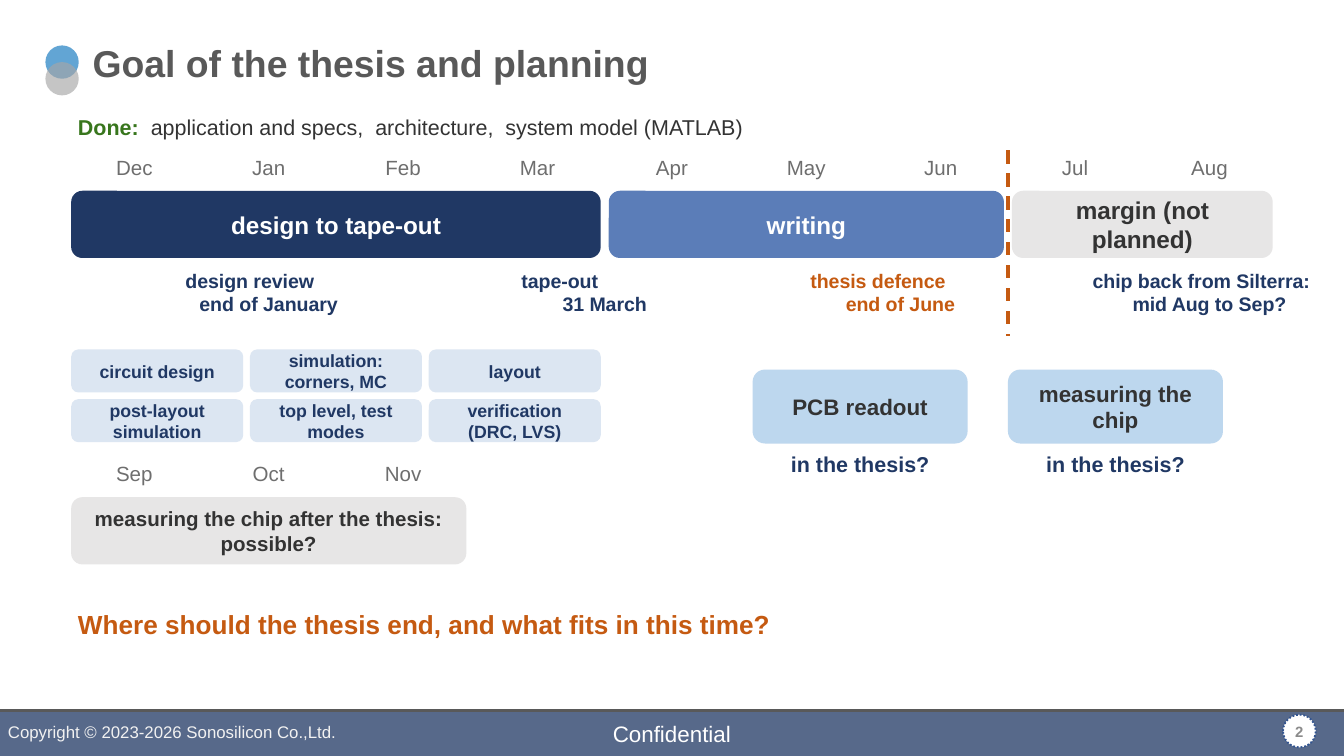
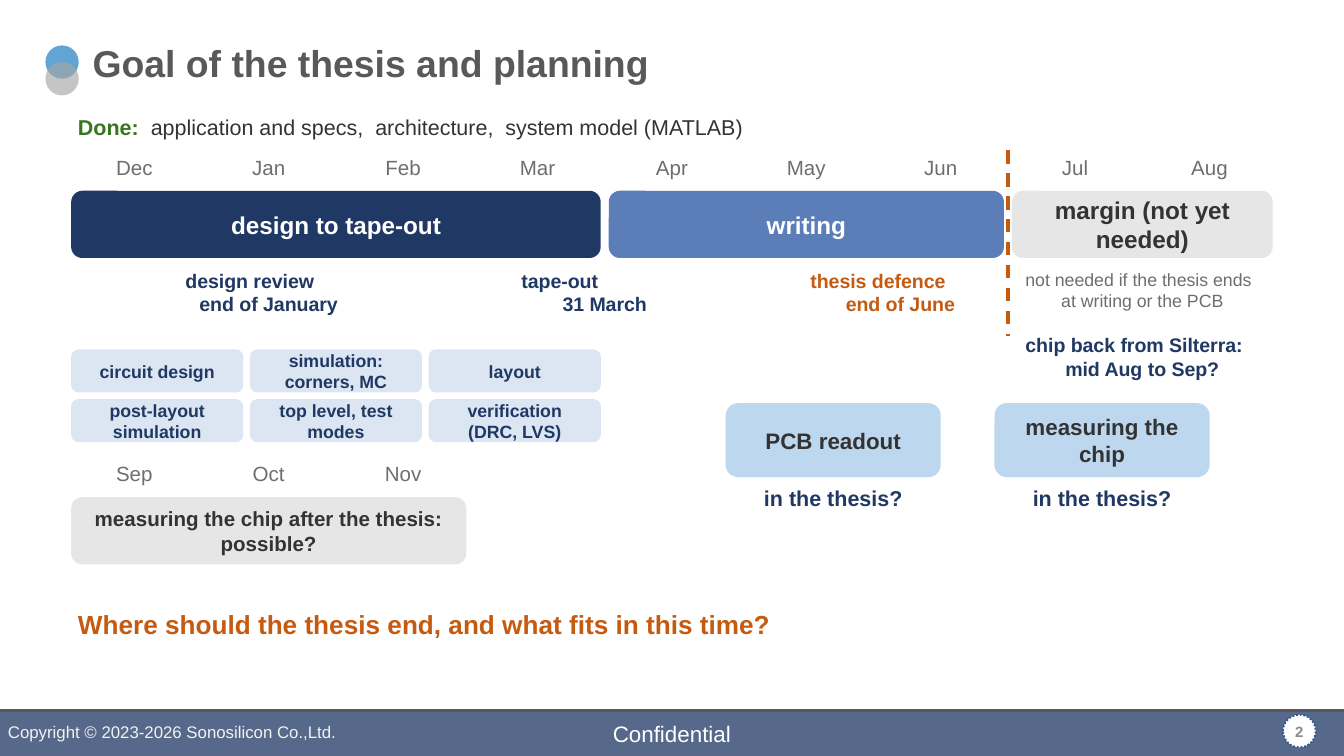
Before and after one commit to DirkJanKr/F280049C_MotorDrive, a slide deck: slide 2 of Zaan_MATLAB/slides/zaan_professor_visit.pptx. Drawn at 1344x756 pixels with LibreOffice and Linux fonts; fonts in the diff are those of the drawing; background and template pictures are left out. Boxes give left, top, right and bottom in pixels: in the first picture for what was removed or moved away, otherwise in the second. Text is boxed around its words. In the diff, an @@ line names an element or a change of style, - is before the commit and + after.

```diff
--- a/Zaan_MATLAB/slides/zaan_professor_visit.pptx
+++ b/Zaan_MATLAB/slides/zaan_professor_visit.pptx
@@ text in rounded rectangle at (1055,201,1230,253): text changed @@
-margin (not planned)
+margin (not yet needed)
@@ text added at (1025,273,1251,311), 9.5 pt, text #6E6E6E @@
+not needed if the thesis ends
+at writing or the PCB
@@ text "chip back from Silterra: mid ...": place and size @@
-text "chip back from Silterra: mid ..." at (1093,273,1310,315)
+text "chip back from Silterra: mid ..." at (1025,337,1243,380)
@@ rounded rectangle "PCB readout": place and size @@
-rounded rectangle "PCB readout" at (753,370,968,444)
+rounded rectangle "PCB readout" at (726,403,941,477)
@@ rounded rectangle "measuring the chip": place and size @@
-rounded rectangle "measuring the chip" at (1008,370,1223,444)
+rounded rectangle "measuring the chip" at (995,403,1210,477)
@@ text "in the thesis?": place and size @@
-text "in the thesis?" at (791,456,929,473)
+text "in the thesis?" at (764,490,902,507)
@@ text "in the thesis?": place and size @@
-text "in the thesis?" at (1046,456,1184,473)
+text "in the thesis?" at (1033,490,1171,507)
```
Also in this commit, not shown: 1 other file.
